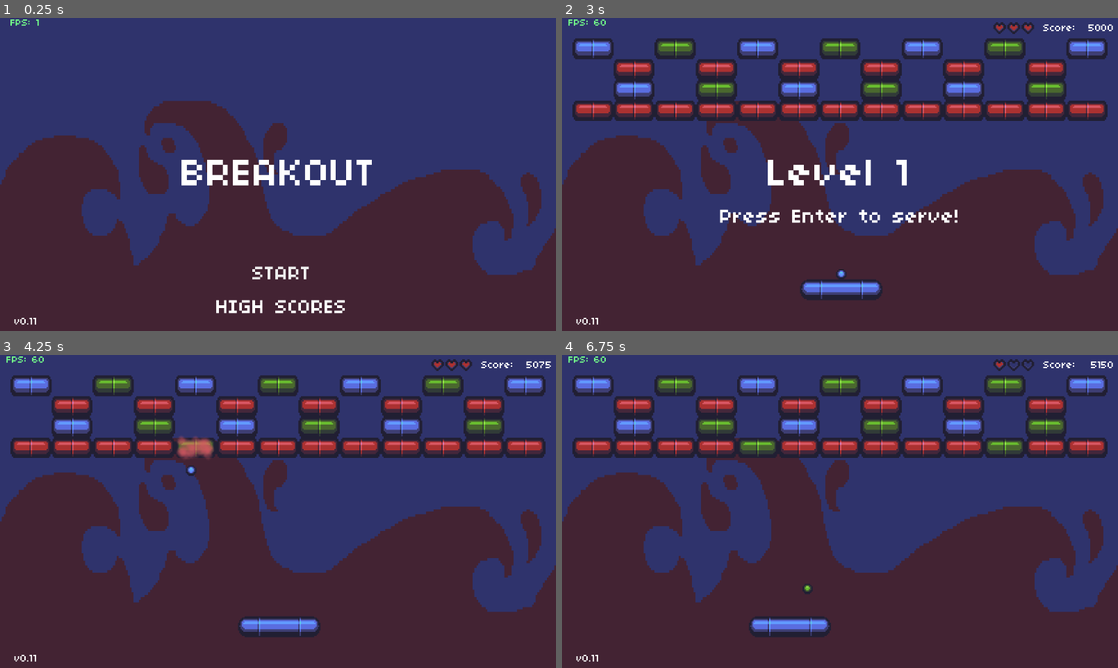
Above: before the commit, frames 1-4 (two rows, left to right).
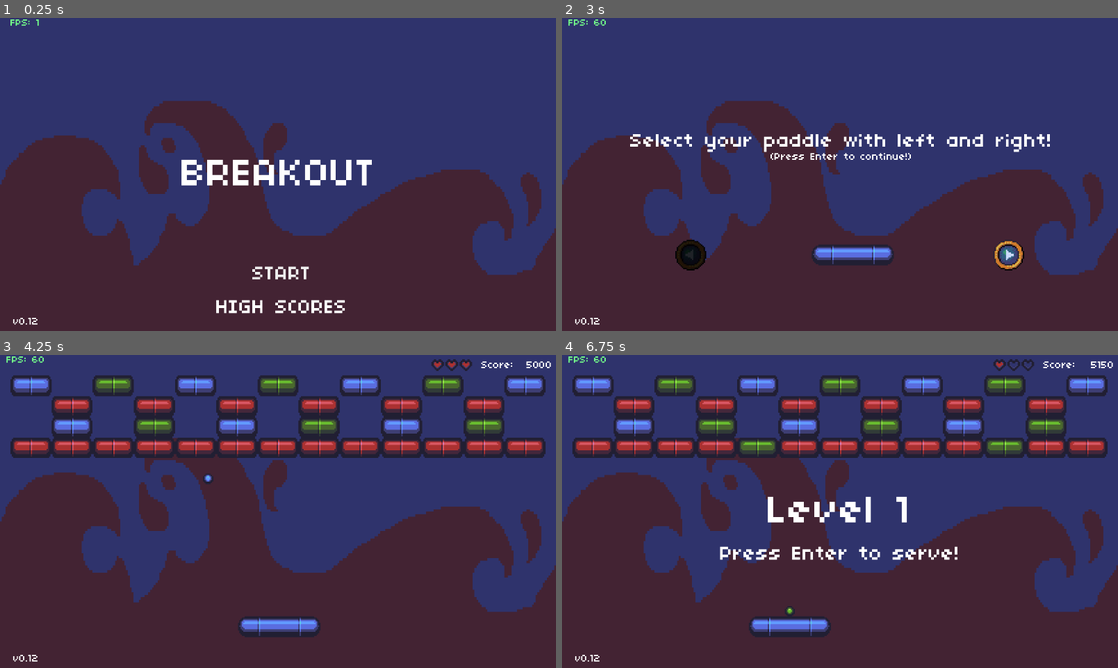
Above: after the commit, the same moments.

Repository: MzaxnaV/GodotGames
Game: Godot game, scene res://Scenes/Main.tscn
Two runs of this game, one before a commit and one after it. Both use one fixed random seed, a clock stepped at 60 frames per second and the inputs below.
Inputs:
- Up to frame 1 (0.25 s): no input
- Up to frame 2 (3 s): click "START" at 0.5 s; click "START" at 1.25 s; click "HIGH SCORES" at 2 s; tap Enter (ui_accept) at 2.75 s; hold Right (ui_right) from 2.78 s (still down); hold Enter (ui_accept) from 2.78 s (still down)
- Up to frame 3 (4.25 s): release Right (ui_right) at 3.53 s; release Enter (ui_accept) at 3.53 s; hold Down (ui_down) from 3.53 s (still down); tap Enter (ui_accept) at 3.6, 3.77, 4.07 s
- Up to frame 4 (6.75 s): release Down (ui_down) at 4.28 s; hold Right (ui_right) 4.28-5.03 s; hold Enter (ui_accept) 4.28-5.03 s; hold Up (ui_up) 5.03-5.78 s; tap Enter (ui_accept) at 5.1, 5.27, 5.57, 6.6 s; hold Enter (ui_accept) 5.78-6.53 s; hold Left (ui_left) from 5.78 s (still down)

The runs differ from the first frame. In frame 1, less than 0.1% of the frame differs, in the area x 2-7%, y 95-98%; in frame 2, 20%, in the area x 1-100%, y 1-98%; in frame 3, 0.6%; in frame 4, 1.5%.

Commit message:
Paddle Select Update

Diff:
--- a/Scenes/Game.tscn
+++ b/Scenes/Game.tscn
@@ -8,18 +8,22 @@
 [ext_resource path="res://Assets/Fonts/medium_font.tres" type="DynamicFont" id=6]
 [ext_resource path="res://Assets/Sounds/paddle_hit.wav" type="AudioStream" id=7]
 [ext_resource path="res://Assets/Sounds/confirm.wav" type="AudioStream" id=8]
-[ext_resource path="res://Scripts/states/HighScoreState.gd" type="Script" id=9]
-[ext_resource path="res://Assets/Fonts/small_font.tres" type="DynamicFont" id=10]
-[ext_resource path="res://Assets/Sounds/wall_hit.wav" type="AudioStream" id=11]
-[ext_resource path="res://Scripts/states/ServeState.gd" type="Script" id=12]
-[ext_resource path="res://Scripts/states/PlayState.gd" type="Script" id=13]
-[ext_resource path="res://Assets/Sounds/pause.wav" type="AudioStream" id=14]
-[ext_resource path="res://Scripts/states/VictoryState.gd" type="Script" id=15]
-[ext_resource path="res://Assets/Sounds/victory.wav" type="AudioStream" id=16]
-[ext_resource path="res://Scripts/states/GameOverState.gd" type="Script" id=17]
-[ext_resource path="res://Scripts/states/EnterHighScoreState.gd" type="Script" id=18]
-[ext_resource path="res://Assets/Sounds/high_score.wav" type="AudioStream" id=19]
-[ext_resource path="res://Assets/Graphics/breakout.png" type="Texture" id=20]
+[ext_resource path="res://Scripts/states/PaddleSelectState.gd" type="Script" id=9]
+[ext_resource path="res://Assets/Graphics/arrows.png" type="Texture" id=10]
+[ext_resource path="res://Assets/Graphics/breakout.png" type="Texture" id=11]
+[ext_resource path="res://Assets/Fonts/small_font.tres" type="DynamicFont" id=12]
+[ext_resource path="res://Assets/Sounds/no-select.wav" type="AudioStream" id=13]
+[ext_resource path="res://Assets/Sounds/select.wav" type="AudioStream" id=14]
+[ext_resource path="res://Scripts/states/HighScoreState.gd" type="Script" id=15]
+[ext_resource path="res://Assets/Sounds/wall_hit.wav" type="AudioStream" id=16]
+[ext_resource path="res://Scripts/states/ServeState.gd" type="Script" id=17]
+[ext_resource path="res://Scripts/states/PlayState.gd" type="Script" id=18]
+[ext_resource path="res://Assets/Sounds/pause.wav" type="AudioStream" id=19]
+[ext_resource path="res://Scripts/states/VictoryState.gd" type="Script" id=20]
+[ext_resource path="res://Assets/Sounds/victory.wav" type="AudioStream" id=21]
+[ext_resource path="res://Scripts/states/GameOverState.gd" type="Script" id=22]
+[ext_resource path="res://Scripts/states/EnterHighScoreState.gd" type="Script" id=23]
+[ext_resource path="res://Assets/Sounds/high_score.wav" type="AudioStream" id=24]
 
 [sub_resource type="StyleBoxEmpty" id=1]
 
@@ -305,10 +309,123 @@
 mix_target = 0
 bus = "Master"
 
-[node name="HighScoreState" type="Node" parent="." index="2"]
+[node name="PaddleSelectState" type="Node" parent="." index="2"]
+
+script = ExtResource( 9 )
+
+[node name="PaddleSelectScreen" type="Control" parent="PaddleSelectState" index="0"]
+
+visible = false
+anchor_left = 0.0
+anchor_top = 0.0
+anchor_right = 0.0
+anchor_bottom = 0.0
+margin_right = 434.0
+margin_bottom = 243.0
+rect_pivot_offset = Vector2( 0, 0 )
+rect_clip_content = false
+mouse_filter = 0
+mouse_default_cursor_shape = 0
+size_flags_horizontal = 1
+size_flags_vertical = 1
+_sections_unfolded = [ "Margin" ]
+
+[node name="RightSelection" type="Sprite" parent="PaddleSelectState/PaddleSelectScreen" index="0"]
+
+position = Vector2( 347, 184 )
+texture = ExtResource( 10 )
+region_enabled = true
+region_rect = Rect2( 24, 0, 24, 24 )
+_sections_unfolded = [ "Offset", "Region", "Transform" ]
+
+[node name="LeftSelection" type="Sprite" parent="PaddleSelectState/PaddleSelectScreen" index="1"]
+
+position = Vector2( 100, 184 )
+texture = ExtResource( 10 )
+region_enabled = true
+region_rect = Rect2( 0, 0, 24, 24 )
+_sections_unfolded = [ "Offset", "Region", "Transform" ]
+
+[node name="Paddle" type="Sprite" parent="PaddleSelectState/PaddleSelectScreen" index="2"]
+
+position = Vector2( 226, 184 )
+texture = ExtResource( 11 )
+region_enabled = true
+region_rect = Rect2( 32, 64, 64, 16 )
+_sections_unfolded = [ "Animation", "Region", "Transform" ]
+
+[node name="Label" type="Label" parent="PaddleSelectState/PaddleSelectScreen" index="3"]
+
+anchor_left = 0.5
+anchor_top = 0.5
+anchor_right = 0.5
+anchor_bottom = 0.5
+margin_left = -164.0
+margin_top = -46.5
+margin_right = 164.0
+margin_bottom = -4.5
+rect_pivot_offset = Vector2( 0, 0 )
+rect_clip_content = false
+mouse_filter = 2
+mouse_default_cursor_shape = 0
+size_flags_horizontal = 1
+size_flags_vertical = 4
+custom_fonts/font = ExtResource( 6 )
+text = "Select your paddle with left and right!"
+align = 1
+valign = 1
+percent_visible = 1.0
+lines_skipped = 0
+max_lines_visible = -1
+_sections_unfolded = [ "custom_fonts" ]
+
+[node name="info" type="Label" parent="PaddleSelectState/PaddleSelectScreen/Label" index="0"]
+
+anchor_left = 0.5
+anchor_top = 0.5
+anchor_right = 0.5
+anchor_bottom = 0.5
+margin_left = -55.0
+margin_top = -8.0
+margin_right = 55.0
+margin_bottom = 32.0
+rect_pivot_offset = Vector2( 0, 0 )
+rect_clip_content = false
+mouse_filter = 2
+mouse_default_cursor_shape = 0
+size_flags_horizontal = 1
+size_flags_vertical = 4
+custom_fonts/font = ExtResource( 12 )
+text = "(Press Enter to continue!)"
+align = 1
+valign = 1
+percent_visible = 1.0
+lines_skipped = 0
+max_lines_visible = -1
+_sections_unfolded = [ "custom_fonts" ]
+
+[node name="NoSelectSound" type="AudioStreamPlayer" parent="PaddleSelectState" index="1"]
+
+stream = ExtResource( 13 )
+volume_db = -30.0
+pitch_scale = 1.0
+autoplay = false
+mix_target = 0
+bus = "Master"
+
+[node name="SelectSound" type="AudioStreamPlayer" parent="PaddleSelectState" index="2"]
+
+stream = ExtResource( 14 )
+volume_db = -30.0
+pitch_scale = 1.0
+autoplay = false
+mix_target = 0
+bus = "Master"
+
+[node name="HighScoreState" type="Node" parent="." index="3"]
 
 editor/display_folded = true
-script = ExtResource( 9 )
+script = ExtResource( 15 )
 
 [node name="HighscoreScreen" type="Control" parent="HighScoreState" index="0"]
 
@@ -480,93 +597,6 @@
 
 [node name="WallHitSound" type="AudioStreamPlayer" parent="HighScoreState" index="1"]
 
-stream = ExtResource( 11 )
-volume_db = -30.0
-pitch_scale = 1.0
-autoplay = false
-mix_target = 0
-bus = "Master"
-
-[node name="ServeState" type="Node" parent="." index="3"]
-
-pause_mode = 1
-script = ExtResource( 12 )
-_sections_unfolded = [ "Pause" ]
-
-[node name="PlayState" type="Node" parent="." index="4"]
-
-pause_mode = 2
-editor/display_folded = true
-script = ExtResource( 13 )
-_sections_unfolded = [ "Pause" ]
-
-[node name="PlayScreen" type="Control" parent="PlayState" index="0"]
-
-visible = false
-anchor_left = 0.0
-anchor_top = 0.0
-anchor_right = 0.0
-anchor_bottom = 0.0
-margin_right = 432.0
-margin_bottom = 243.0
-rect_pivot_offset = Vector2( 0, 0 )
-rect_clip_content = false
-mouse_filter = 0
-mouse_default_cursor_shape = 0
-size_flags_horizontal = 1
-size_flags_vertical = 1
-_sections_unfolded = [ "Margin", "Pause" ]
-
-[node name="PauseText" type="Label" parent="PlayState/PlayScreen" index="0"]
-
-anchor_left = 0.5
-anchor_top = 0.5
-anchor_right = 0.5
-anchor_bottom = 0.5
-margin_left = -60.0
-margin_top = -16.0
-margin_right = 60.0
-margin_bottom = 16.0
-rect_pivot_offset = Vector2( 0, 0 )
-rect_clip_content = false
-mouse_filter = 2
-mouse_default_cursor_shape = 0
-size_flags_horizontal = 1
-size_flags_vertical = 4
-custom_fonts/font = ExtResource( 5 )
-text = "Paused"
-align = 1
-valign = 1
-percent_visible = 1.0
-lines_skipped = 0
-max_lines_visible = -1
-_sections_unfolded = [ "custom_fonts" ]
-
-[node name="PauseSound" type="AudioStreamPlayer" parent="PlayState/PlayScreen" index="1"]
-
-stream = ExtResource( 14 )
-volume_db = -30.0
-pitch_scale = 1.0
-autoplay = false
-mix_target = 0
-bus = "Master"
-
-[node name="VictoryState" type="Node" parent="." index="5"]
-
-pause_mode = 1
-editor/display_folded = true
-script = ExtResource( 15 )
-_sections_unfolded = [ "Pause" ]
-
-[node name="ShowScreen" type="Timer" parent="VictoryState" index="0"]
-
-process_mode = 1
-wait_time = 0.75
-one_shot = true
-autostart = false
-
-[node name="VictorySound" type="AudioStreamPlayer" parent="VictoryState" index="1"]
-
 stream = ExtResource( 16 )
 volume_db = -30.0
 pitch_scale = 1.0
@@ -574,11 +604,98 @@
 mix_target = 0
 bus = "Master"
 
-[node name="GameOverState" type="Node" parent="." index="6"]
+[node name="ServeState" type="Node" parent="." index="4"]
+
+pause_mode = 1
+script = ExtResource( 17 )
+_sections_unfolded = [ "Pause" ]
+
+[node name="PlayState" type="Node" parent="." index="5"]
+
+pause_mode = 2
+editor/display_folded = true
+script = ExtResource( 18 )
+_sections_unfolded = [ "Pause" ]
+
+[node name="PlayScreen" type="Control" parent="PlayState" index="0"]
+
+visible = false
+anchor_left = 0.0
+anchor_top = 0.0
+anchor_right = 0.0
+anchor_bottom = 0.0
+margin_right = 432.0
+margin_bottom = 243.0
+rect_pivot_offset = Vector2( 0, 0 )
+rect_clip_content = false
+mouse_filter = 0
+mouse_default_cursor_shape = 0
+size_flags_horizontal = 1
+size_flags_vertical = 1
+_sections_unfolded = [ "Margin", "Pause" ]
+
+[node name="PauseText" type="Label" parent="PlayState/PlayScreen" index="0"]
+
+anchor_left = 0.5
+anchor_top = 0.5
+anchor_right = 0.5
+anchor_bottom = 0.5
+margin_left = -60.0
+margin_top = -16.0
+margin_right = 60.0
+margin_bottom = 16.0
+rect_pivot_offset = Vector2( 0, 0 )
+rect_clip_content = false
+mouse_filter = 2
+mouse_default_cursor_shape = 0
+size_flags_horizontal = 1
+size_flags_vertical = 4
+custom_fonts/font = ExtResource( 5 )
+text = "Paused"
+align = 1
+valign = 1
+percent_visible = 1.0
+lines_skipped = 0
+max_lines_visible = -1
+_sections_unfolded = [ "custom_fonts" ]
+
+[node name="PauseSound" type="AudioStreamPlayer" parent="PlayState/PlayScreen" index="1"]
+
+stream = ExtResource( 19 )
+volume_db = -30.0
+pitch_scale = 1.0
+autoplay = false
+mix_target = 0
+bus = "Master"
+
+[node name="VictoryState" type="Node" parent="." index="6"]
 
 pause_mode = 1
 editor/display_folded = true
-script = ExtResource( 17 )
+script = ExtResource( 20 )
+_sections_unfolded = [ "Pause" ]
+
+[node name="ShowScreen" type="Timer" parent="VictoryState" index="0"]
+
+process_mode = 1
+wait_time = 0.75
+one_shot = true
+autostart = false
+
+[node name="VictorySound" type="AudioStreamPlayer" parent="VictoryState" index="1"]
+
+stream = ExtResource( 21 )
+volume_db = -30.0
+pitch_scale = 1.0
+autoplay = false
+mix_target = 0
+bus = "Master"
+
+[node name="GameOverState" type="Node" parent="." index="7"]
+
+pause_mode = 1
+editor/display_folded = true
+script = ExtResource( 22 )
 _sections_unfolded = [ "Pause" ]
 
 [node name="GameOverScreen" type="Control" parent="GameOverState" index="0"]
@@ -671,10 +788,10 @@
 max_lines_visible = -1
 _sections_unfolded = [ "custom_fonts" ]
 
-[node name="EnterHighScoreState" type="Node" parent="." index="7"]
+[node name="EnterHighScoreState" type="Node" parent="." index="8"]
 
 editor/display_folded = true
-script = ExtResource( 18 )
+script = ExtResource( 23 )
 
 [node name="EnterHighScoreScreen" type="Control" parent="EnterHighScoreState" index="0"]
 
@@ -858,17 +975,17 @@
 
 [node name="HighScoreSound" type="AudioStreamPlayer" parent="EnterHighScoreState" index="1"]
 
-stream = ExtResource( 19 )
+stream = ExtResource( 24 )
 volume_db = -30.0
 pitch_scale = 1.0
 autoplay = false
 mix_target = 0
 bus = "Master"
 
-[node name="breakout" type="Sprite" parent="." index="8"]
+[node name="breakout" type="Sprite" parent="." index="9"]
 
 position = Vector2( 0, 245 )
-texture = ExtResource( 20 )
+texture = ExtResource( 11 )
 centered = false
 _sections_unfolded = [ "Transform" ]
 
--- a/Scenes/Main.tscn
+++ b/Scenes/Main.tscn
@@ -119,7 +119,7 @@
 size_flags_horizontal = 1
 size_flags_vertical = 4
 custom_fonts/font = ExtResource( 3 )
-text = "v0.11"
+text = "v0.12"
 align = 1
 valign = 1
 percent_visible = 1.0
--- a/Scripts/StartScreen.gd
+++ b/Scripts/StartScreen.gd
@@ -8,7 +8,7 @@
 
 func _on_Start_pressed():
 	$ConfirmSound.play()
-	get_parent().get_parent().change_state('serve')
+	get_parent().get_parent().change_state('paddleselect')
 
 func _on_High_Scores_pressed():
 	$ConfirmSound.play()
--- a/Scripts/StateMachine.gd
+++ b/Scripts/StateMachine.gd
@@ -2,6 +2,7 @@
 
 onready var state_map = {
 	'start' : $StartState,
+	'paddleselect' : $PaddleSelectState,
 	'highscore' : $HighScoreState,
 	'serve' : $ServeState,
 	'play' : $PlayState,
--- /dev/null
+++ b/Scripts/states/PaddleSelectState.gd
@@ -0,0 +1,49 @@
+extends "res://Scripts/states/BaseState.gd"
+
+var Level = preload("res://Scenes/Level.tscn")
+
+var paddle_skin = 1
+
+func enter(params):
+	$PaddleSelectScreen.show()
+	set_buttons_tint()
+
+func exit():
+	var level = Level.instance()
+	var l = 1
+	level.populate(l, paddle_skin)
+	$PaddleSelectScreen.hide()
+	return level
+
+func handle_event(event):
+	if event.is_action_pressed("ui_right"):
+		paddle_skin += 1
+		if paddle_skin > 4:
+			paddle_skin = 4
+			$NoSelectSound.play()
+		else:
+			$SelectSound.play()
+	elif event.is_action_pressed("ui_left"):
+		paddle_skin -= 1
+		if paddle_skin < 1:
+			paddle_skin = 1
+			$NoSelectSound.play()
+		else:
+			$SelectSound.play()
+	elif event.is_action_pressed("ui_accept"):
+		get_parent().change_state('serve')
+
+	set_buttons_tint()
+
+	$PaddleSelectScreen/Paddle.set_region_rect(Rect2(32, 32 + 32 * paddle_skin, 32 * 2, 16))
+
+func set_buttons_tint():
+	if paddle_skin == 1:
+		$PaddleSelectScreen/LeftSelection.modulate = Color(40/255.0, 40/255.0, 40/255.0)
+	else:
+		$PaddleSelectScreen/LeftSelection.modulate = Color(1, 1, 1)
+
+	if paddle_skin == 4:
+		$PaddleSelectScreen/RightSelection.modulate = Color(40/255.0, 40/255.0, 40/255.0)
+	else:
+		$PaddleSelectScreen/RightSelection.modulate = Color(1, 1, 1)
--- a/Scripts/states/StartState.gd
+++ b/Scripts/states/StartState.gd
@@ -1,6 +1,4 @@
 extends "res://Scripts/states/BaseState.gd"
-
-var Level = preload("res://Scenes/Level.tscn")
 
 func enter(params):
 	$StartScreen.show()
@@ -8,8 +6,3 @@
 
 func exit():
 	$StartScreen.hide()
-	var level = Level.instance()
-	var paddle_skin = 1
-	var l = 1
-	level.populate(l, paddle_skin)
-	return level
Not shown: 3 places in Scenes/Game.tscn that only renumber resources
